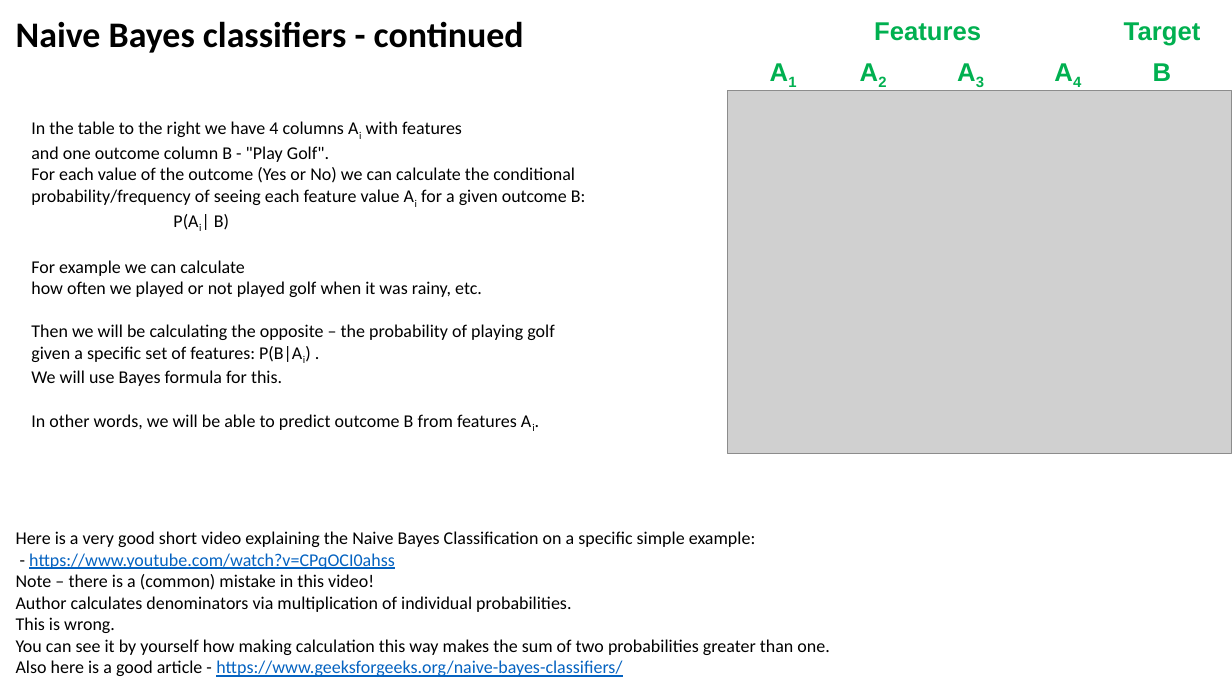
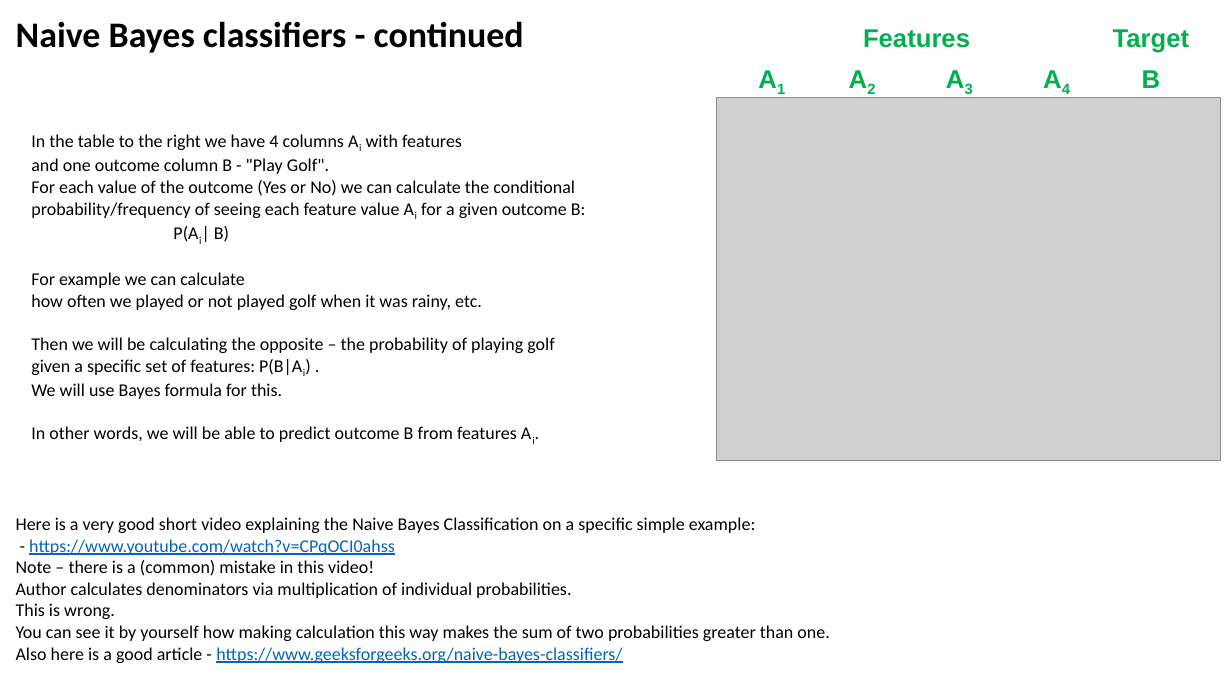
Before and after one commit to lselector/ml_ai_doc, a slide deck: slide 7 of Bayes_Bayesian.pptx. Drawn at 1232x693 pixels with LibreOffice and Linux fonts; fonts in the diff are those of the drawing; grey boxes stand for pictures. Boxes give left, top, right and bottom in pixels: in the first picture for what was removed or moved away, otherwise in the second. Text is boxed around its words. In the diff, an @@ line names an element or a change of style, - is before the commit and + after.

```diff
--- a/Bayes_Bayesian.pptx
+++ b/Bayes_Bayesian.pptx
@@ 2 texts, 1 picture: place and size @@
-2 texts, 1 picture at [728, 22, 1232, 453]
+2 texts, 1 picture at [716, 29, 1221, 460]
@@ text "In the table to the ...": place and size @@
-text "In the table to the ..." at [31, 121, 586, 430]
+text "In the table to the ..." at [31, 134, 586, 442]
@@ text "Here is a very good ...": place and size @@
-text "Here is a very good ..." at [16, 531, 829, 677]
+text "Here is a very good ..." at [16, 517, 829, 663]
```
Also in this commit, not shown: 5 other slides changed.
